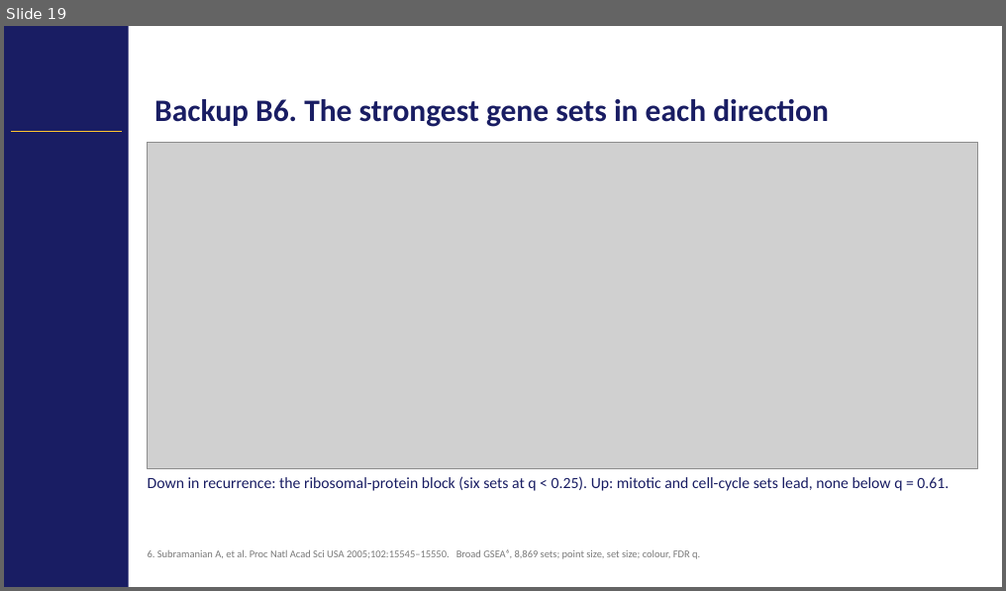
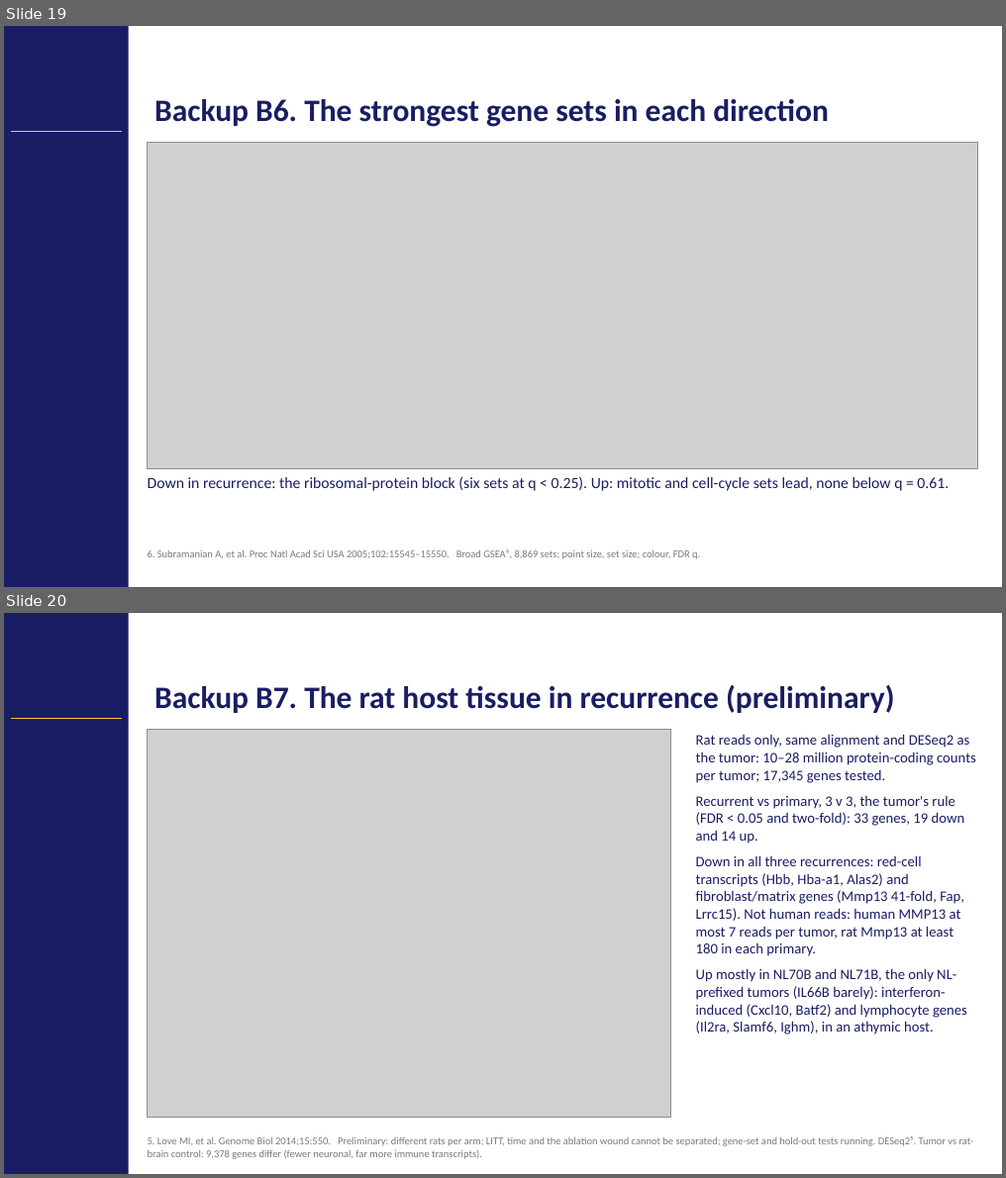
Before and after one commit to Gregory-Schwing-MD-PhD/u251-xenograft-rat-RNASeq-study, a slide deck: SLIDES/CNS2026_Schwing_Abstract418_CNStemplate_v4.pptx. Shown one above the other, each under a label of ours: slide 19 before the commit, slides 19 and 20 after it. The pictures are 1006x591 and 1006x1178 pixels, drawn with LibreOffice and Linux fonts; fonts in the diff are those of the drawing; grey boxes stand for pictures; background and template pictures are left out. Boxes give left, top, right and bottom in pixels: in the first picture for what was removed or moved away, otherwise in the second. Text is boxed around its words. In the diff, an @@ line names an element or a change of style, - is before the commit and + after.

```diff
--- a/SLIDES/CNS2026_Schwing_Abstract418_CNStemplate_v4.pptx
+++ b/SLIDES/CNS2026_Schwing_Abstract418_CNStemplate_v4.pptx
@@ slide 20 added at bbox=[4, 613, 1002, 1174], background #FFFFFF; not listed: 2 template elements that a slide beside it also shows @@
@@ title added at bbox=[154, 685, 894, 713], 30 pt, text #191D63, bold @@
+Backup B7. The rat host tissue in recurrence (preliminary)
@@ picture added at bbox=[147, 729, 671, 1118] @@
@@ text added at bbox=[696, 734, 976, 1035], 14 pt, text #191D63 @@
+Rat reads only, same alignment and DESeq2 as the tumor: 10–28 million protein-coding counts per tumor; 17,345 genes tested.
+Recurrent vs primary, 3 v 3, the tumor's rule (FDR < 0.05 and two-fold): 33 genes, 19 down and 14 up.
+Down in all three recurrences: red-cell transcripts (Hbb, Hba-a1, Alas2) and fibroblast/matrix genes (Mmp13 41-fold, Fap, Lrrc15). Not human reads: human MMP13 at most 7 reads per tumor, rat Mmp13 at least 180 in each primary.
+Up mostly in NL70B and NL71B, the only NL-prefixed tumors (IL66B barely): interferon-induced (Cxcl10, Batf2) and lymphocyte genes (Il2ra, Slamf6, Ighm), in an athymic host.
@@ text added at bbox=[148, 1137, 974, 1159], 10 pt, text #7A7A7A @@
+5. Love MI, et al. Genome Biol 2014;15:550. Preliminary: different rats per arm; LITT, time and the ablation wound cannot be separated; gene-set and hold-out tests running. DESeq2⁵. Tumor vs rat-brain control: 9,378 genes differ (fewer neuronal, far more immune transcripts).
```
Also in this commit, not shown: 10 other files.
